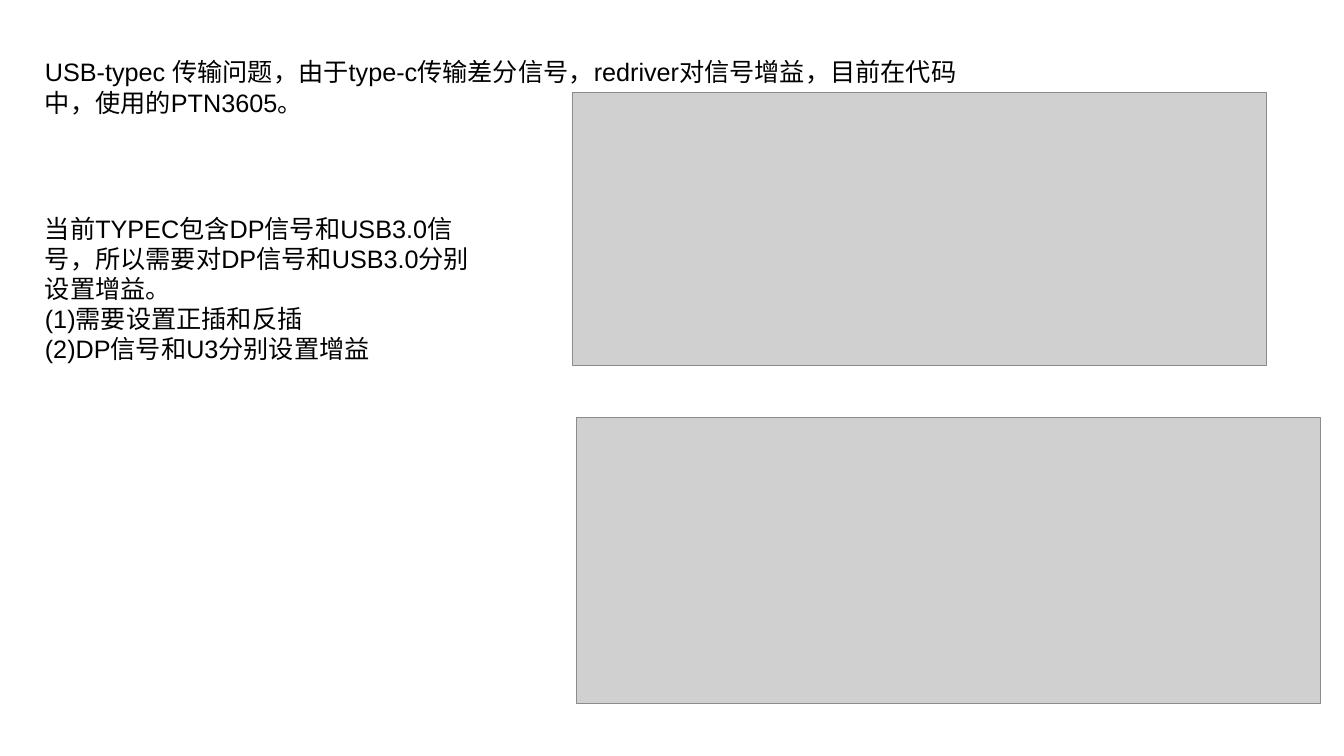
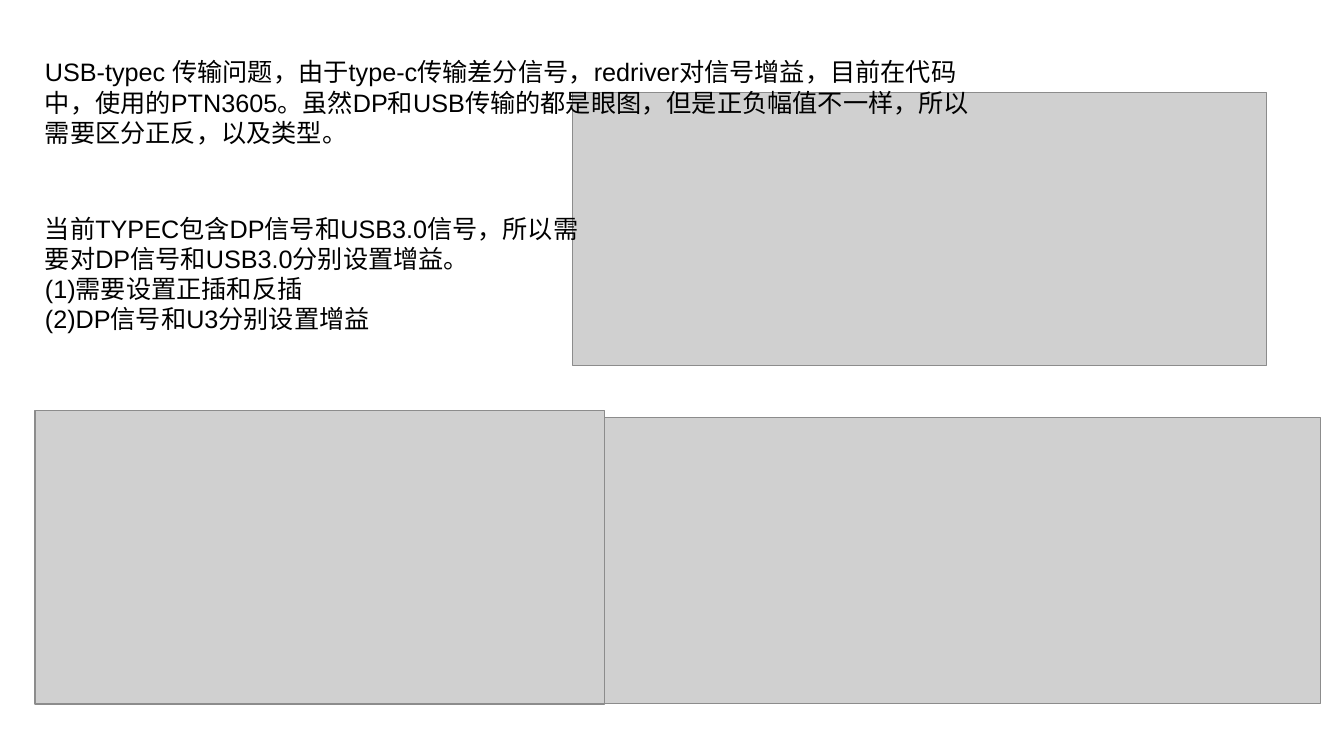
Before and after one commit to xiangyu199378/workdaily, a slide deck: slide 5 of workdoc/framework/BringUp.pptx. Drawn at 1344x756 pixels with LibreOffice and Linux fonts; fonts in the diff are those of the drawing; grey boxes stand for pictures. Boxes give left, top, right and bottom in pixels: in the first picture for what was removed or moved away, otherwise in the second. Text is boxed around its words. In the diff, an @@ line names an element or a change of style, - is before the commit and + after.

```diff
--- a/workdoc/framework/BringUp.pptx
+++ b/workdoc/framework/BringUp.pptx
@@ text at (x1=45, y1=59, x2=969, y2=145): text changed @@
-USB-typec 传输问题，由于type-c传输差分信号，redriver对信号增益，目前在代码中，使用的PTN3605。
+USB-typec 传输问题，由于type-c传输差分信号，redriver对信号增益，目前在代码中，使用的PTN3605。虽然DP和USB传输的都是眼图，但是正负幅值不一样，所以需要区分正反，以及类型。
@@ text "当前TYPEC包含DP信号和USB3.0信号，所以需要对DP信号和USB3.0分别设置增益。" rewrapped from (x1=45, y1=216, x2=469, y2=364) to (x1=45, y1=212, x2=578, y2=334) @@
@@ picture added at (x1=35, y1=410, x2=605, y2=704) @@
```
Also in this commit, not shown: 5 other slides changed, 1 slide added, 7 other files.
